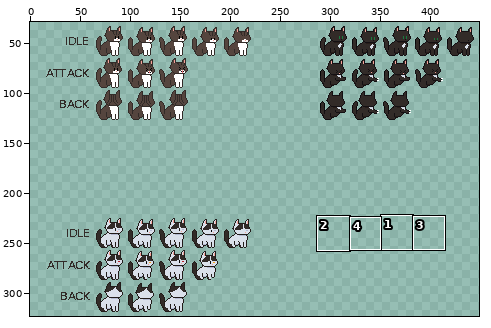
Edited in one commit: sprite sheet (Assets/Cats/SpriteSheet.png). The picture above shows the old version from afar; the outline marks the close-up.
Close-up. Before the commit:
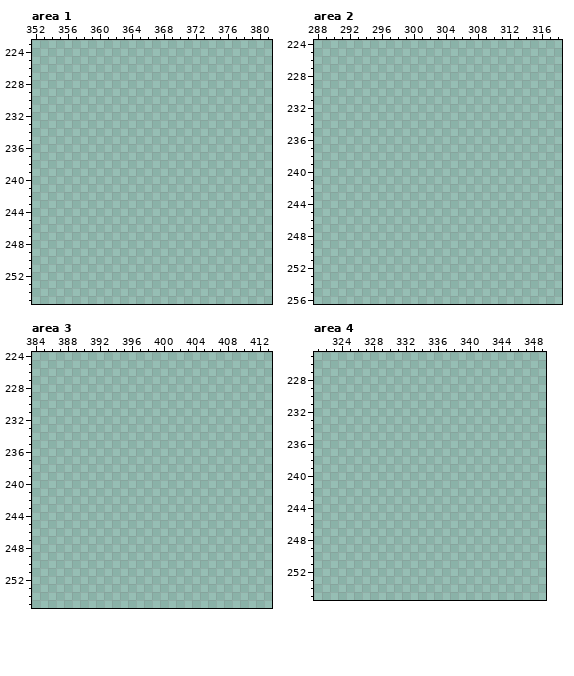
The file is 640x640 pixels. Shown: area 1: x 352..381, y 223..255; area 2: x 288..318, y 224..256; area 3: x 384..413, y 224..255; area 4: x 321..349, y 225..255. The wide view leaves out empty margins. The commit also changed other parts of the picture, which this record leaves out.
After:
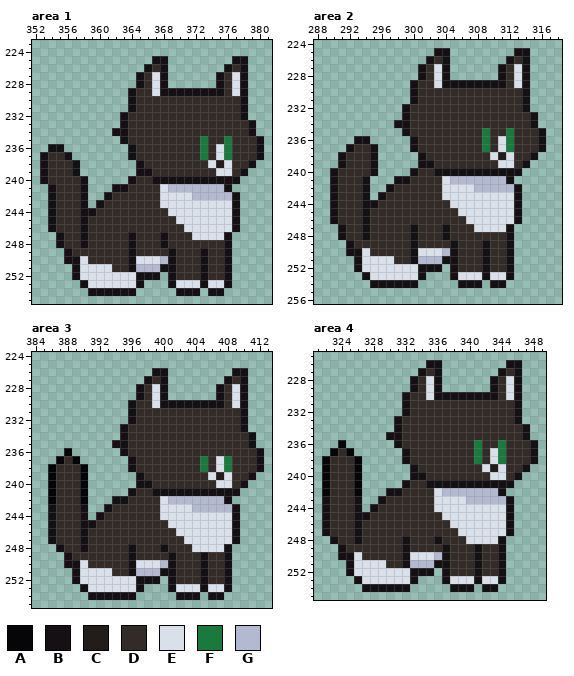
Palette (. is transparent): A #060608  B #141013  C #221c1a  D #322b28  E #dae0ea  F #1a7a3e  G #b3b9d1
From old to new:
Changed rows in their new state; - is an unchanged pixel.
Area 1:
first column x 353:
225 --------------BB--------BB--
226 -------------BDB-------BDB--
227 ------------BDEB------BDEB--
228 ------------BDEB------BDEB--
229 -----------BDDEBBBBBBBBDEB--
230 -----------BDDDDDDDDDDDDDB--
231 -----------BDDDDDDDDDDDDDB--
232 ----------BDDDDDDDDDDDDDDB--
233 ----------BDDDDDDDDDDDDDDDB-
234 ---------BBDDDDDDDDDDDDDDDB-
235 ----------BDDDDDDDDDFDDFDDDB
236 -BB--------BDDDDDDDDFDEFDDDB
237 BDDB-------BDDDDDDDDFDEFDDDB
238 BDDDB-------BDDDDDDDDECEDDB-
239 BDDDB-------BBDDDDDDDDEEDB--
240 BDDDDB-----BDDBBBBBBBBBBB---
241 -BDDDB---BBDDDDEGGGGGGGB----
242 -BDDDB--BDDDDDDEEEEGGGGGB---
243 -BDDDB-BDDDDDDDEEEEEEEEEB---
244 -BDDDBBDDDDDDDDDEEEEEEEEB---
245 -BDDDBDDDDDDDDDDDEEEEEEEB---
246 -BDDDBDDDDDDDDDDDDEEEEEEB---
247 --BDDBDDDDDBDDDBDDDEEEEB----
248 --BDDBDDDDDBDDDBDDDDDDDB----
249 ---BDDDDDDDBDDDDBDDDBDDB----
250 ---BBEDDDDDBEEEGBDDDBDDB----
251 ----BEEEEDDBGGGBBDDDBDDB----
252 ----BEEEEEEEBBB-BDDDBDDB----
253 -----BEEEEEEB---BEEEBEEB----
254 ------BBBBBB-----BBB-BB-----
Area 2:
first column x 290:
225 -------------BB--------BB--
226 ------------BDB-------BDB--
227 -----------BDEB------BDEB--
228 -----------BDEB------BDEB--
229 ----------BDDEBBBBBBBBDEB--
230 ----------BDDDDDDDDDDDDDB--
231 ----------BDDDDDDDDDDDDDB--
232 ---------BDDDDDDDDDDDDDDB--
233 ---------BDDDDDDDDDDDDDDDB-
234 --------BBDDDDDDDDDDDDDDDB-
235 ---------BDDDDDDDDDFDDFDDDB
236 ---BB-----BDDDDDDDDFDEFDDDB
237 --BDDB----BDDDDDDDDFDEFDDDB
238 -BDDDB-----BDDDDDDDDECEDDB-
239 -BDDDB-----BBDDDDDDDDEEDB--
240 BDDDDB----BDDBBBBBBBBBBB---
241 BDDDB---BBDDDDEGGGGGGGB----
242 BDDDB--BDDDDDDEEEEGGGGGB---
243 BDDDB-BDDDDDDDEEEEEEEEEB---
244 BDDDBBDDDDDDDDDEEEEEEEEB---
245 BDDDBDDDDDDDDDDDEEEEEEEB---
246 BDDDBDDDDDDDDDDDDEEEEEEB---
247 -BDDBDDDDDBDDDBDDDEEEEB----
248 -BDDBDDDDDBDDDBDDDDDDDB----
249 --BDDDDDDDBDDDDBDDDBDDB----
250 --BBEDDDDDBEEEGBDDDBDDB----
251 ---BEEEEDDBGGGBBDDDBDDB----
252 ---BEEEEEEEBBB-BDDDBDDB----
253 ----BEEEEEEB---BEEEBEEB----
254 -----BBBBBB-----BBB-BB-----
Area 3:
first column x 386:
226 -------------BB--------BB--
227 ------------BDB-------BDB--
228 -----------BDEB------BDEB--
229 -----------BDEB------BDEB--
230 ----------BDDEBBBBBBBBDEB--
231 ----------BDDDDDDDDDDDDDB--
232 ----------BDDDDDDDDDDDDDB--
233 ---------BDDDDDDDDDDDDDDB--
234 ---------BDDDDDDDDDDDDDDDB-
235 --------BBDDDDDDDDDDDDDDDB-
236 --A------BDDDDDDDDDDDDDDDDB
237 -ADA------BDDDDDDDDFDEFDDDB
238 ADDDA-----BDDDDDDDDFDEFDDDB
239 ADDDA------BDDDDDDDDECEDDB-
240 ADDDA------BBDDDDDDDDEEDB--
241 ADDDA-----BDDBBBBBBBBBBB---
242 ADDDA---BBDDDDEGGGGGGGB----
243 BDDDB--BDDDDDDEEEEGGGGGB---
244 BDDDB-BDDDDDDDEEEEEEEEEB---
245 BDDDBBDDDDDDDDDEEEEEEEEB---
246 BDDDBDDDDDDDDDDDEEEEEEEB---
247 BDDDBDDDDDDDDDDDDEEEEEEB---
248 -BDDBDDDDDBDDDBDDDEEEEB----
249 --BDDDDDDDBDDDDBDDDBDDB----
250 --BBEDDDDDBEEEGBDDDBDDB----
251 ---BEEEEDDBGGGBBDDDBDDB----
252 ---BEEEEEEEBBB-BDDDBDDB----
253 ----BEEEEEEB---BEEEBEEB----
254 -----BBBBBB-----BBB-BB-----
Area 4:
first column x 322:
226 -------------BB--------BB--
227 ------------BDB-------BDB--
228 -----------BDEB------BDEB--
229 -----------BDEB------BDEB--
230 ----------BDDEBBBBBBBBDEB--
231 ----------BDDDDDDDDDDDDDB--
232 ----------BDDDDDDDDDDDDDB--
233 ---------BDDDDDDDDDDDDDDB--
234 ---------BDDDDDDDDDDDDDDDB-
235 --------BBDDDDDDDDDDDDDDDB-
236 --A------BDDDDDDDDDFDDFDDDB
237 -ADA------BDDDDDDDDFDEFDDDB
238 ADDDA-----BDDDDDDDDFDEFDDDB
239 ADDDA------BDDDDDDDDECEDDB-
240 ADDDA------BBDDDDDDDDEEDB--
241 ADDDA-----BDDBBBBBBBBBBB---
242 ADDDA---BBDDDDEGGGGGGGB----
243 BDDDB--BDDDDDDEEEEGGGGGB---
244 BDDDB-BDDDDDDDEEEEEEEEEB---
245 BDDDBBDDDDDDDDDEEEEEEEEB---
246 BDDDBDDDDDDDDDDDEEEEEEEB---
247 BDDDBDDDDDDDDDDDDEEEEEEB---
248 -BDDBDDDDDBDDDBDDDEEEEB----
249 --BDDDDDDDBDDDDBDDDBDDB----
250 --BBEDDDDDBEEEGBDDDBDDB----
251 ---BEEEEDDBGGGBBDDDBDDB----
252 ---BEEEEEEEBBB-BDDDBDDB----
253 ----BEEEEEEB---BEEEBEEB----
254 -----BBBBBB-----BBB-BB-----
Where, in picture pixels (left, top, right, bottom), the same in both close-ups:
added: (40, 56, 264, 296)
added: (330, 48, 546, 288)
added: (48, 368, 264, 600)
added: (322, 360, 538, 592)
